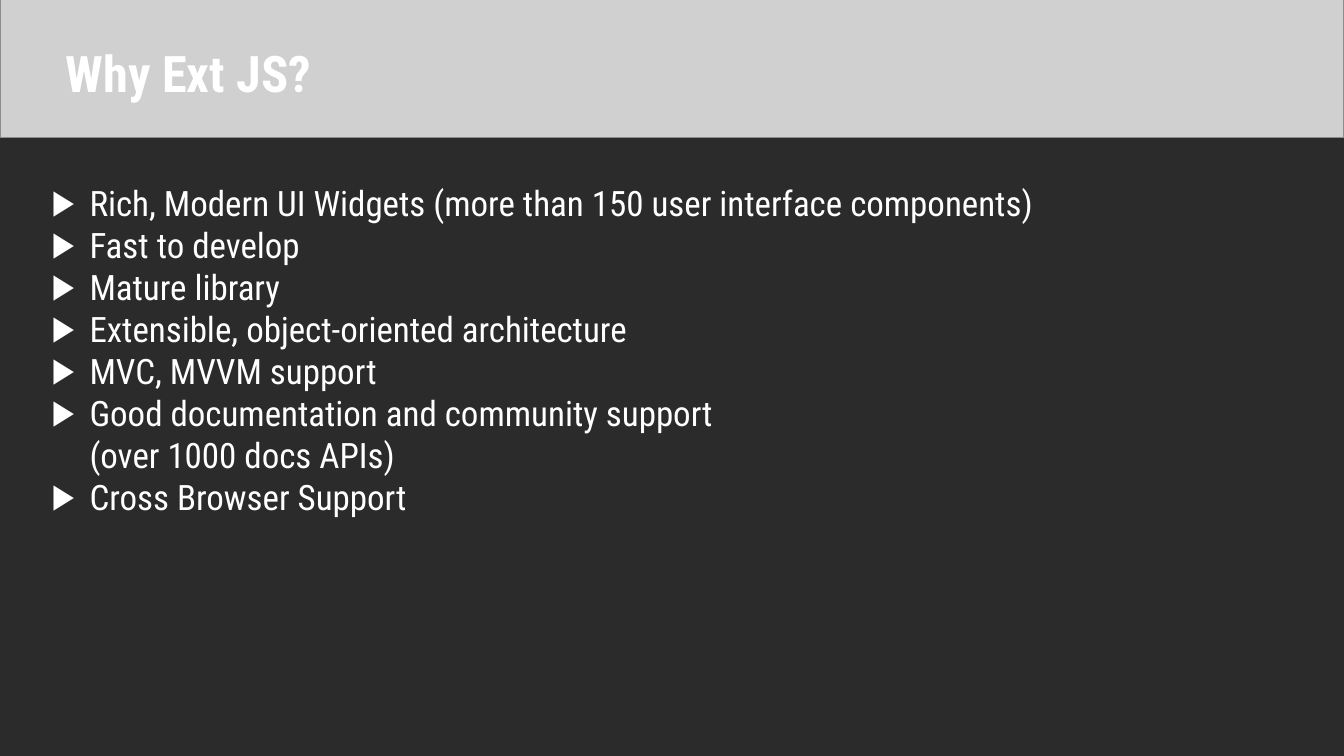
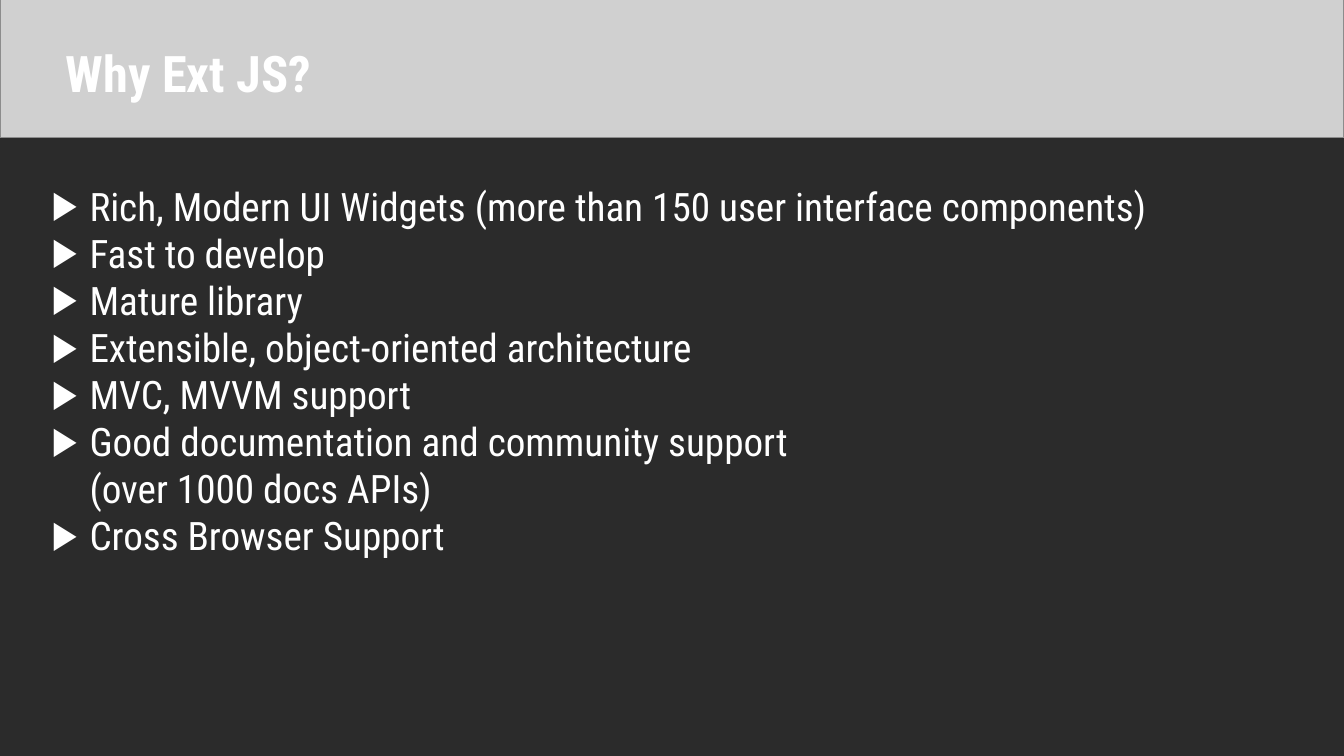
Before and after one commit to cminhho/ExtJS-Presentation, a slide deck: slide 5 of Introduction to Ext JS.pptx (slide 4 before the commit). Drawn at 1344x756 pixels with LibreOffice and Linux fonts; fonts in the diff are those of the drawing; grey boxes stand for pictures; background and template pictures are left out; a plain dark background stands for a picture behind light text. Boxes give left, top, right and bottom in pixels: in the first picture for what was removed or moved away, otherwise in the second. Text is boxed around its words. In the diff, an @@ line names an element or a change of style, - is before the commit and + after.

```diff
--- a/Introduction to Ext JS.pptx
+++ b/Introduction to Ext JS.pptx
@@ text "Rich, Modern UI Widgets (more ..." at (x1=90, y1=190, x2=1146, y2=558): size 25 to 28 pt @@
```
Also in this commit, not shown: 4 other slides changed, 3 slides removed.
